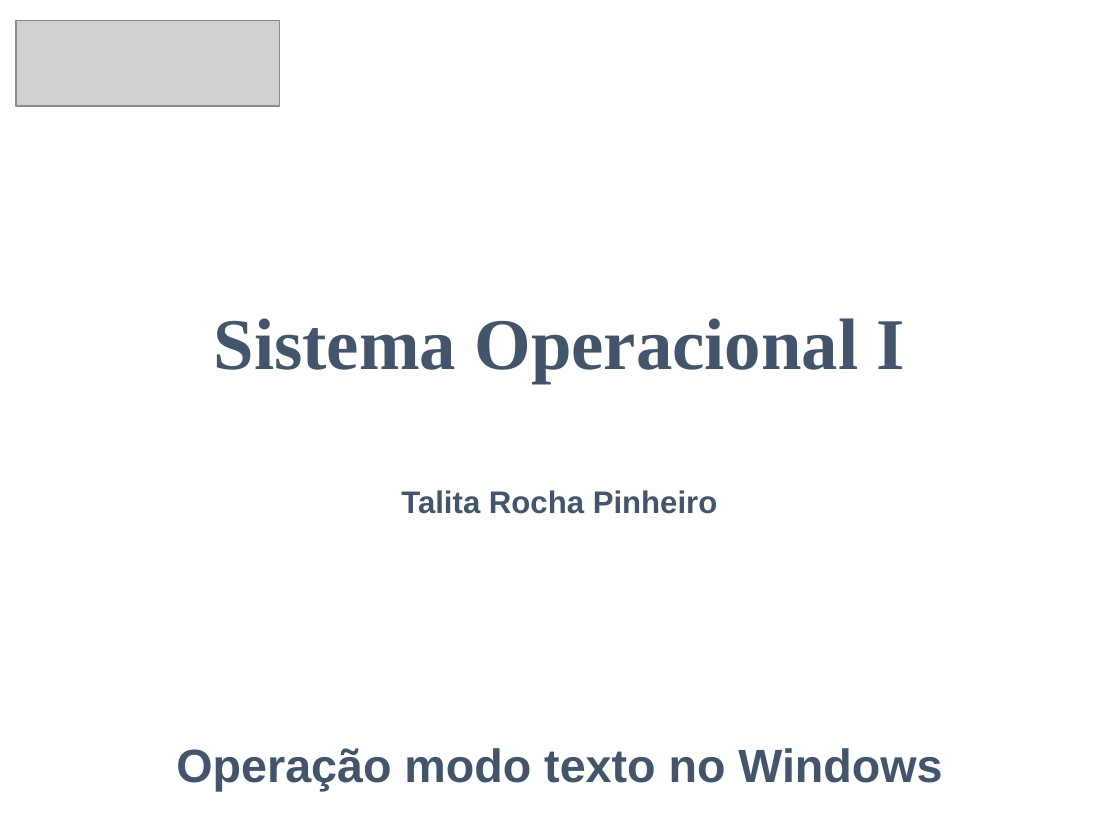
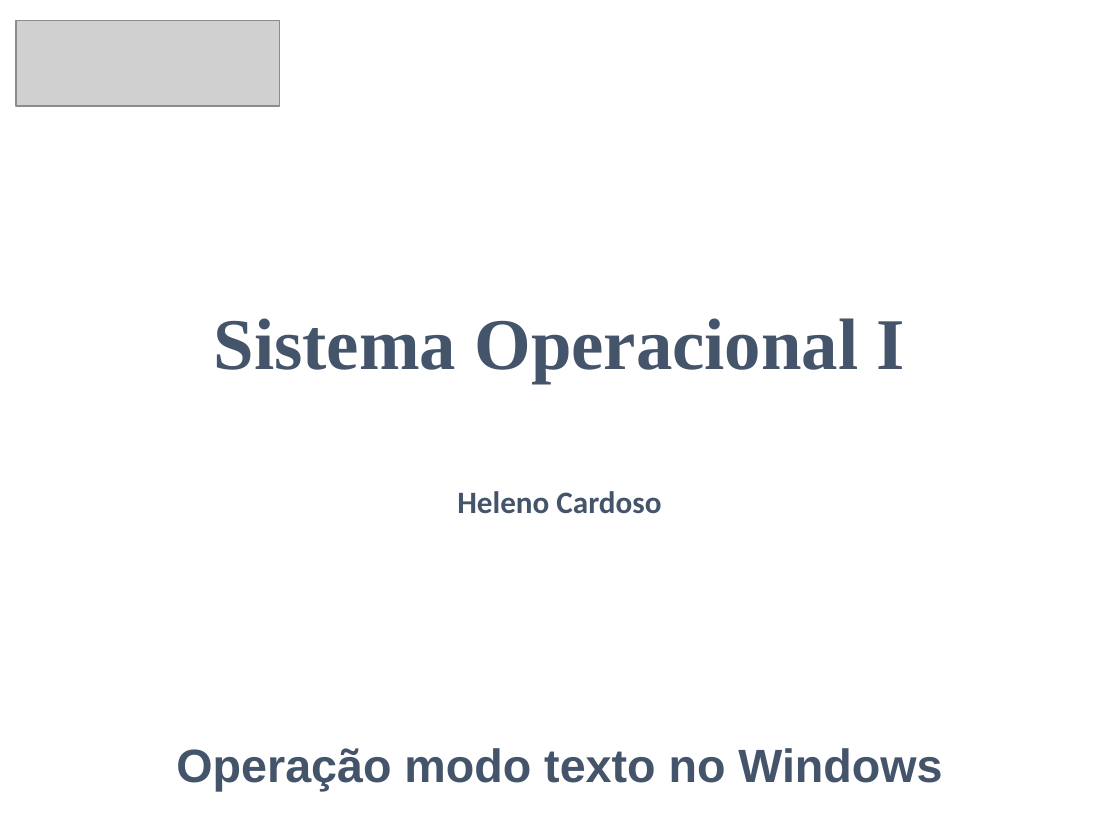
Before and after one commit to CloudEducationBrazil/WydenSistemaOperacioanal, a slide deck: slide 20 of 01 Classes/SO1 (Tecnico)/Aula4 - SO.pptx. Drawn at 1120x840 pixels with LibreOffice and Linux fonts; fonts in the diff are those of the drawing; grey boxes stand for pictures. Boxes give left, top, right and bottom in pixels: in the first picture for what was removed or moved away, otherwise in the second. Text is boxed around its words. In the diff, an @@ line names an element or a change of style, - is before the commit and + after.

```diff
--- a/01 Classes/SO1 (Tecnico)/Aula4 - SO.pptx
+++ b/01 Classes/SO1 (Tecnico)/Aula4 - SO.pptx
@@ text at (x1=457, y1=491, x2=661, y2=513): text changed; font Arial to Calibri @@
-Talita Rocha Pinheiro
+Heleno Cardoso
```
Also in this commit, not shown: 9 other files.
